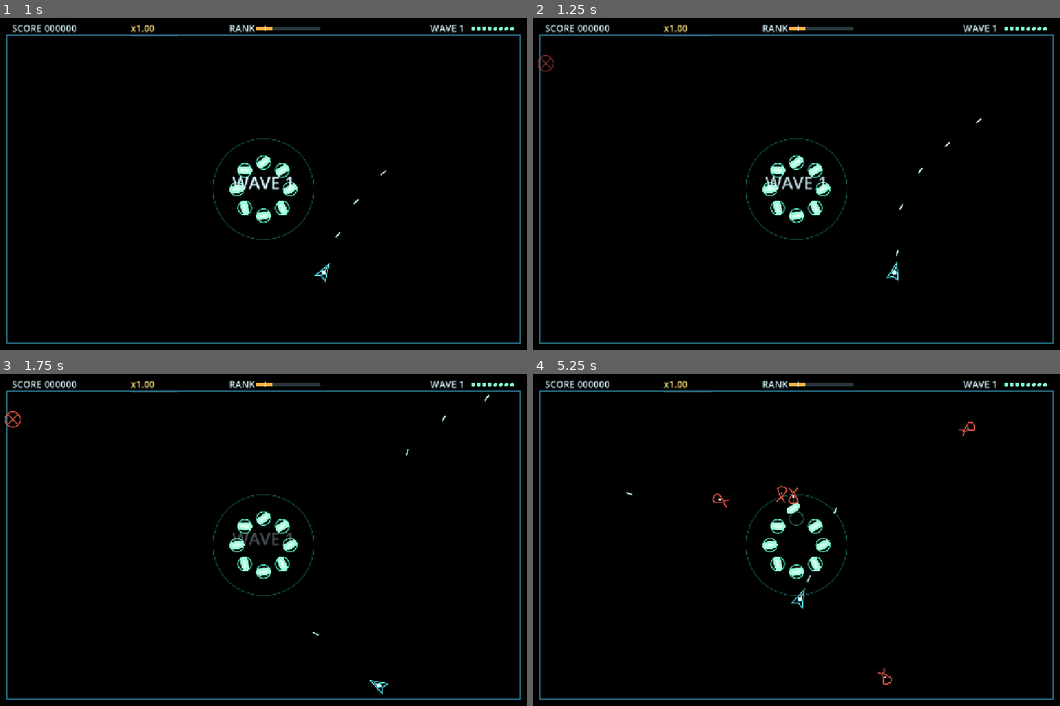
Above: before the commit, frames 1-4 (two rows, left to right).
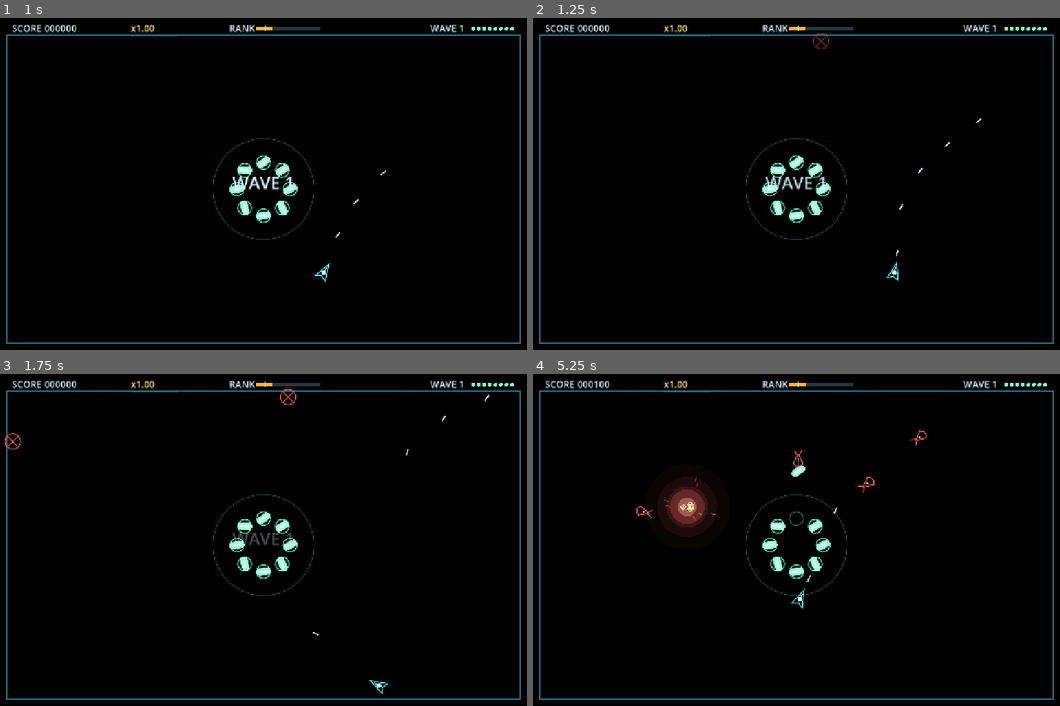
Above: after the commit, the same moments.

Repository: SibioJak/ripped-off
Game: Godot game, scene res://scenes/main.tscn
Same seed, same stepped clock (60 frames per second), same inputs: the game is played once before the commit and once after it. Sound files missing from this copy of the repository are replaced by a short silence.
Inputs (mouse positions are in pixels of both pictures, inside the frame that each line leads up to):
- Up to frame 1 (1 s): tap Enter at 0.5 s; move the mouse to (384, 170) at 0.52 s; press the mouse at (384, 170) at 0.53 s; hold D (move_right) from 0.53 s (still down)
- Up to frame 2 (1.25 s): keep holding D (move_right)
- Up to frame 3 (1.75 s): move the mouse to (152, 563) at 1.27 s; release D (move_right) at 1.28 s; release the mouse at (152, 563) at 1.28 s; hold S (move_down) from 1.28 s (still down); tap Down (aim_down) at 1.35 s; click (152, 563) at 1.55 s
- Up to frame 4 (5.25 s): move the mouse to (849, 470) at 2.02 s; release S (move_down) at 2.03 s; press the mouse at (849, 470) at 2.03 s; hold D (move_right) 2.03-2.78 s; tap Left (aim_left) at 2.1 s; move the mouse to (770, 613) at 2.77 s; release the mouse at (770, 613) at 2.78 s; hold W (move_up) 2.78-3.53 s; tap Right (aim_right) at 2.85 s; click (770, 613) at 3.05 s; move the mouse to (959, 596) at 3.52 s; press the mouse at (959, 596) at 3.53 s; hold A (move_left) 3.53-5.03 s; tap Up (aim_up) at 3.6 s; move the mouse to (633, 493) at 4.27 s; release the mouse at (633, 493) at 4.28 s; click (633, 493) at 4.35 s; move the mouse to (822, 546) at 5.02 s; press the mouse at (822, 546) at 5.03 s; hold S (move_down) from 5.03 s (still down)

Frame 1 is identical in both runs. In frame 2, 0.1% of the frame differs, in the area x 0-57%, y 4-17%; in frame 3, 0.2%; in frame 4, 2.1%, in the area x 11-84%, y 2-94%.

Commit message:
M8: dealt-deck spawn flow + synced enemy-bullet pulse
Spawn flow: the wave class mix is now a dealt deck with exact
counts from the share helpers, built under a run guard (no class
more than SPAWN_DECK_MAX_RUN=3 consecutively, by construction via
a capacity-guarded greedy deal). Dealing scans for the first legal
card; a capped hunter waits in the deck, and an all-hunter
remainder retries on a 0.15s fuse. Spawn points keep the player
exclusion and add SPAWN_MIN_SEPARATION=220 from the previous
point, with an 8-anchor deterministic fallback. The spawn interval
is flow-paced: rank interval x spawn_flow_frac (0.45 empty field
-> 1.0 at the alive cap) x jitter.

Enemy bullets: all hostile fire breathes in sync off one shared
clock - pulse_value()/draw_core_radius()/draw_core_color() on
EnemyBullet (2.4Hz, depth 0.30 toward white, radius +/-18%); the
boss tint pulses around its stored colour. Player bullets are
untouched.

Diff:
--- a/scripts/enemy_bullet.gd
+++ b/scripts/enemy_bullet.gd
@@ -5,6 +5,12 @@
 ## flies and ages. Drawn bright-core/dark-rim and layered ABOVE
 ## player bullets and ships, so hostile fire always wins the
 ## value read (the readability doctrine from the design doc).
+##
+## Every hostile bullet also BREATHES (M8): the core's brightness
+## and radius pulse off one shared clock, in sync across all
+## enemy fire — pirates' shots and the Dreadnought's tinted
+## shells alike — while player bullets stay dead steady. Motion
+## is the differentiator: hostile fire shimmers, yours does not.
 
 var velocity: Vector2 = Vector2.ZERO
 var life: float = 0.0
@@ -26,10 +32,34 @@
 
 ## Per-shot colours (M4: the Dreadnought fires a hot-magenta
 ## variant). Same bullet, same rules — buzz, death-cancel, life.
+## The pulse rides on top of the stored tint via draw_core_color.
 func setup_tinted(from: Vector2, dir: Vector2, core: Color, rim: Color) -> void:
 	setup(from, dir)
 	core_color = core
 	rim_color = rim
+
+
+## The shared pulse value in [0, 1]: one clock for every hostile
+## bullet, so the whole field breathes together. 0 is the settled
+## trough, 1 the swollen peak.
+static func pulse_value() -> float:
+	var t: float = Time.get_ticks_msec() / 1000.0
+	return 0.5 - 0.5 * cos(TAU * t * Tuning.ENEMY_BULLET_PULSE_HZ)
+
+
+## The core radius this frame: ENEMY_BULLET_RADIUS swinging by
+## +/- ENEMY_BULLET_PULSE_RADIUS_FRAC across the breath.
+func draw_core_radius() -> float:
+	return Tuning.ENEMY_BULLET_RADIUS \
+		* (1.0 + Tuning.ENEMY_BULLET_PULSE_RADIUS_FRAC \
+			* (2.0 * pulse_value() - 1.0))
+
+
+## The core colour this frame: the bullet's own colour (tint
+## included) lerped toward white by the pulse depth at peak.
+func draw_core_color() -> Color:
+	return core_color.lerp(Color.WHITE,
+		Tuning.ENEMY_BULLET_PULSE_DEPTH * pulse_value())
 
 
 func step(delta: float) -> void:
@@ -47,8 +77,12 @@
 
 func _draw() -> void:
 	# Dark rim first, bright core on top: reads at any brightness.
-	draw_circle(Vector2.ZERO, Tuning.ENEMY_BULLET_RADIUS + 2.0,
-		rim_color)
-	draw_circle(Vector2.ZERO, Tuning.ENEMY_BULLET_RADIUS,
-		core_color)
-	draw_circle(Vector2.ZERO, 1.6, Color.WHITE)
+	# The rim holds its colour steady; the CORE breathes — radius
+	# and brightness pulsing in sync with every other hostile
+	# bullet on the field (the helpers above; no math duplicated
+	# here). The white centre dot scales with the core.
+	var cr: float = draw_core_radius()
+	draw_circle(Vector2.ZERO, cr + 2.0, rim_color)
+	draw_circle(Vector2.ZERO, cr, draw_core_color())
+	draw_circle(Vector2.ZERO,
+		1.6 * cr / Tuning.ENEMY_BULLET_RADIUS, Color.WHITE)
--- a/scripts/spawn_director.gd
+++ b/scripts/spawn_director.gd
@@ -4,11 +4,21 @@
 ## the arena except through here, and every entry is announced by
 ## the pirate's own telegraph at its spawn point. Spawn points sit
 ## on the arena walls, never within the fairness exclusion radius
-## of the player. Rank (pushed in by Main each step) tightens the
-## pacing and lifts the alive cap; from wave 2 the quota mixes
-## gunners in alongside grabbers, the share growing with the wave;
-## from wave 3 hunters join the spawn rolls, their share gated by
-## a hard cap on hunters alive at once (Main reports the count).
+## of the player, and never bunched against the previous spawn.
+## Rank (pushed in by Main each step) tightens the pacing and
+## lifts the alive cap; the spawn interval also breathes with the
+## field — brisk into a thin field, full pace into a full one —
+## so a wiped wave refills as a flow, never a burst or a lull.
+##
+## The class mix is a DEALT DECK (M8), not per-spawn dice: at
+## wave start the director builds the wave's exact class counts
+## from the share helpers, dealing them out under a run guard so
+## no class appears more than SPAWN_DECK_MAX_RUN times
+## consecutively. The mix is guaranteed and spread — no en-masse
+## clumps of one class, no droughts of another. A hunter card is
+## dealt only while the hunter alive cap (reported by Main) has
+## room; dealing scans past a capped hunter to the next legal
+## card and the hunter waits in the deck.
 
 signal spawn_requested(type_name: String, pos: Vector2)
 
@@ -17,22 +27,34 @@
 var active: bool = false
 
 var _spawn_t: float = 0.0
+var _deck: Array[String] = []
+var _last_spawn_point: Vector2 = Vector2.ZERO
+var _has_last_spawn_point: bool = false
 
 
 func start_wave(p_wave: int) -> void:
 	wave = p_wave
-	quota_left = Tuning.WAVE_BASE_QUOTA + Tuning.WAVE_QUOTA_PER_WAVE * p_wave
 	active = true
 	_spawn_t = 0.7 # first entry comes a beat after the banner
+	_build_deck()
+	quota_left = _deck.size()
+	_has_last_spawn_point = false # a wave's first spawn answers only to the player exclusion
 
 
 func stop() -> void:
 	active = false
 	quota_left = 0
+	_deck.clear()
 
 
 func quota_exhausted() -> bool:
 	return quota_left <= 0
+
+
+## The undealt deck, front first (a copy — tests read it, nobody
+## outside the director deals from it).
+func deck_snapshot() -> Array[String]:
+	return _deck.duplicate()
 
 
 func step(delta: float, alive_count: int, player_pos: Vector2,
@@ -47,11 +69,141 @@
 		return
 	_spawn_t -= delta
 	if _spawn_t <= 0.0:
+		var dealt: String = _deal_card(hunters_alive)
+		if dealt == "":
+			# Nothing in the deck is legal right now (an
+			# all-hunter remainder at a full cap): retry on a
+			# short fuse instead of burning a full interval.
+			_spawn_t = 0.15
+			return
 		_spawn_t = Tuning.rank_spawn_interval(Tuning.SPAWN_INTERVAL, rank) \
+			* Tuning.spawn_flow_frac(alive_count, max_alive) \
 			* randf_range(0.8, 1.25)
-		quota_left -= 1
-		spawn_requested.emit(pick_type(hunters_alive),
-			pick_spawn_point(player_pos))
+		quota_left = _deck.size()
+		spawn_requested.emit(dealt, pick_spawn_point(player_pos))
+
+
+## Build the wave's deck: exact class counts from the share
+## helpers (so the field mix matches the old rolled averages),
+## dealt out card by card under a run guard. Each card is drawn
+## at random — weighted by how many of its class remain — from
+## the classes that keep the deck legal: never extending the
+## standing run past SPAWN_DECK_MAX_RUN, and never leaving a
+## remainder no legal completion could place (the capacity
+## guard in _completion_possible). The bound therefore holds by
+## construction, not by after-the-fact repair: a shuffled deck
+## whose classes cluster at the tail has legal arrangements
+## that no sequence of single-card swaps or relocations can
+## reach, so the deck is never shuffled blind in the first
+## place. If a composition has no legal arrangement at all (a
+## one-class wave), the guard has nothing to protect: the most
+## numerous remaining class deals and the run stands — the
+## harmless composition tail.
+func _build_deck() -> void:
+	_deck.clear()
+	var quota: int = Tuning.WAVE_BASE_QUOTA \
+		+ Tuning.WAVE_QUOTA_PER_WAVE * wave
+	var hunter_n: int = roundi(float(quota) * hunter_share())
+	var gunner_n: int = roundi(float(quota) * (1.0 - hunter_share()) \
+		* gunner_share())
+	var rem: Dictionary = {
+		"hunter": hunter_n,
+		"gunner": gunner_n,
+		"grabber": maxi(quota - hunter_n - gunner_n, 0)}
+	var classes: Array[String] = ["hunter", "gunner", "grabber"]
+	var lead_class: String = ""
+	var lead_len: int = 0
+	while _deck.size() < quota:
+		var options: Array[String] = []
+		var weights: Array[int] = []
+		for c: String in classes:
+			var left: int = int(rem[c])
+			if left <= 0:
+				continue
+			if c == lead_class \
+					and lead_len >= Tuning.SPAWN_DECK_MAX_RUN:
+				continue
+			rem[c] = left - 1
+			var new_len: int = lead_len + 1 if c == lead_class else 1
+			if _completion_possible(rem, c, new_len):
+				options.append(c)
+				weights.append(left)
+			rem[c] = left
+		var pick: String = ""
+		if options.is_empty():
+			# No legal continuation (infeasible tail): deal the
+			# most numerous remaining class and let the run stand.
+			var most: int = 0
+			for c2: String in classes:
+				if int(rem[c2]) > most:
+					most = int(rem[c2])
+					pick = c2
+		else:
+			var total_w: int = 0
+			for wt: int in weights:
+				total_w += wt
+			var roll: int = randi_range(1, total_w)
+			var acc: int = 0
+			for oi: int in range(options.size()):
+				acc += weights[oi]
+				if roll <= acc:
+					pick = options[oi]
+					break
+		_deck.append(pick)
+		rem[pick] = int(rem[pick]) - 1
+		if pick == lead_class:
+			lead_len += 1
+		else:
+			lead_class = pick
+			lead_len = 1
+
+
+## Capacity guard for the deck construction: can the remaining
+## counts (rem, after a tentative placement) still be arranged
+## with no run past SPAWN_DECK_MAX_RUN, given the deck ends in a
+## run of lead_len cards of lead_class? A class x fits at most
+## SPAWN_DECK_MAX_RUN cards per block and has at most
+## (non-x cards + 1) blocks; the lead class's first block is
+## shorter, since it may only grow the standing run to the cap:
+## (MAX_RUN - lead_len) + MAX_RUN * non-x cards. If every class
+## fits its capacity a completion exists — the standard
+## bounded-run argument — so the guard never strands the deck.
+func _completion_possible(rem: Dictionary, lead_class: String,
+		lead_len: int) -> bool:
+	var total: int = 0
+	var keys: Array = rem.keys()
+	for k: Variant in keys:
+		total += int(rem[k])
+	for k2: Variant in keys:
+		var x: String = String(k2)
+		var xn: int = int(rem[x])
+		if xn <= 0:
+			continue
+		var others: int = total - xn
+		var capacity: int = 0
+		if x == lead_class:
+			capacity = (Tuning.SPAWN_DECK_MAX_RUN - lead_len) \
+				+ Tuning.SPAWN_DECK_MAX_RUN * others
+		else:
+			capacity = Tuning.SPAWN_DECK_MAX_RUN * (others + 1)
+		if xn > capacity:
+			return false
+	return true
+
+
+## Deal the first LEGAL card from the front of the deck. Hunter
+## cards are legal only while the hunter alive cap has room;
+## every other card is always legal. Returns "" when no card is
+## legal right now (an all-hunter remainder at a full cap) —
+## the card stays in the deck for a later, legal moment.
+func _deal_card(hunters_alive: int) -> String:
+	for i: int in range(_deck.size()):
+		var card: String = _deck[i]
+		if card == "hunter" and hunters_alive >= hunter_alive_cap():
+			continue
+		_deck.remove_at(i)
+		return card
+	return ""
 
 
 ## The gunner share of a wave's quota: none on wave 1, then the
@@ -65,8 +217,8 @@
 		0.0, Tuning.GUNNER_SHARE_CAP)
 
 
-## The hunter share of a wave's spawn rolls: none before wave 3,
-## then the Tuning base share growing per wave up to its cap.
+## The hunter share of a wave's deck: none before wave 3, then
+## the Tuning base share growing per wave up to its cap.
 func hunter_share() -> float:
 	if wave < 3:
 		return 0.0
@@ -76,8 +228,8 @@
 		0.0, Tuning.HUNTER_SHARE_CAP)
 
 
-## Concurrent hunters allowed on the field: a hard gate on the
-## share roll, so the direct-challenge class pressures in ones
+## Concurrent hunters allowed on the field: a hard gate on
+## dealing, so the direct-challenge class pressures in ones
 ## and twos (threes late) instead of swarming.
 func hunter_alive_cap() -> int:
 	if wave < Tuning.HUNTER_ALIVE_CAP_LATE_WAVE:
@@ -85,46 +237,98 @@
 	return Tuning.HUNTER_ALIVE_CAP_LATE
 
 
-func pick_type(hunters_alive: int = 0) -> String:
-	# The hunter roll comes first and is short-circuited before
-	# wave 3, so early-wave rolls consume exactly the randoms
-	# they always did. At/over the alive cap the roll is skipped
-	# entirely — the cap is a hard gate, not a reroll.
-	if wave >= 3 and hunters_alive < hunter_alive_cap() \
-			and randf() < hunter_share():
-		return "hunter"
-	if randf() < gunner_share():
-		return "gunner"
-	return "grabber"
-
-
 ## A point just inside a random arena wall, kept out of the
-## player's exclusion radius (best of several tries).
+## player's exclusion radius AND at least SPAWN_MIN_SEPARATION
+## from the previous spawn point, so entries walk the walls
+## instead of bunching on one edge. Whichever point is returned
+## becomes the separation reference for the next call. Fairness
+## outranks separation: when no random candidate satisfies both,
+## fixed anchors answer (the exclusion-passing anchor farthest
+## from the last point), and if every anchor fails the exclusion
+## too, the best-of-tries (farthest from the player) stands.
 func pick_spawn_point(player_pos: Vector2) -> Vector2:
 	var best: Vector2 = Tuning.depot_center()
 	var best_d: float = -1.0
-	for i: int in range(12):
-		var edge: int = randi_range(0, 3)
-		var cand: Vector2 = Vector2.ZERO
-		match edge:
-			0: # top
-				cand = Vector2(
-					randf_range(Tuning.ARENA_LEFT + 30.0, Tuning.ARENA_RIGHT - 30.0),
-					Tuning.ARENA_TOP + 14.0)
-			1: # bottom
-				cand = Vector2(
-					randf_range(Tuning.ARENA_LEFT + 30.0, Tuning.ARENA_RIGHT - 30.0),
-					Tuning.ARENA_BOTTOM - 14.0)
-			2: # left
-				cand = Vector2(Tuning.ARENA_LEFT + 14.0,
-					randf_range(Tuning.ARENA_TOP + 30.0, Tuning.ARENA_BOTTOM - 30.0))
-			3: # right
-				cand = Vector2(Tuning.ARENA_RIGHT - 14.0,
-					randf_range(Tuning.ARENA_TOP + 30.0, Tuning.ARENA_BOTTOM - 30.0))
+	for i: int in range(40):
+		var cand: Vector2 = _random_wall_point()
 		var d: float = cand.distance_to(player_pos)
-		if d >= Tuning.SPAWN_EXCLUSION_RADIUS:
+		if d >= Tuning.SPAWN_EXCLUSION_RADIUS and _is_separated(cand):
+			_last_spawn_point = cand
+			_has_last_spawn_point = true
 			return cand
 		if d > best_d:
 			best_d = d
 			best = cand
+	# Deterministic anchor fallback: the four arena corners and
+	# the four edge midpoints, inset by the same margins the
+	# random candidates use.
+	var anchor_best: Vector2 = Vector2.ZERO
+	var anchor_sep: float = -1.0
+	var anchor_found: bool = false
+	var anchors: Array[Vector2] = _spawn_anchors()
+	for a: Vector2 in anchors:
+		if a.distance_to(player_pos) < Tuning.SPAWN_EXCLUSION_RADIUS:
+			continue
+		var sep: float = INF if not _has_last_spawn_point \
+			else a.distance_to(_last_spawn_point)
+		if not anchor_found or sep > anchor_sep:
+			anchor_found = true
+			anchor_sep = sep
+			anchor_best = a
+	if anchor_found:
+		_last_spawn_point = anchor_best
+		_has_last_spawn_point = true
+		return anchor_best
+	_last_spawn_point = best
+	_has_last_spawn_point = true
 	return best
+
+
+## One random candidate: a point just inside a random arena wall.
+func _random_wall_point() -> Vector2:
+	var edge: int = randi_range(0, 3)
+	match edge:
+		0: # top
+			return Vector2(
+				randf_range(Tuning.ARENA_LEFT + 30.0, Tuning.ARENA_RIGHT - 30.0),
+				Tuning.ARENA_TOP + 14.0)
+		1: # bottom
+			return Vector2(
+				randf_range(Tuning.ARENA_LEFT + 30.0, Tuning.ARENA_RIGHT - 30.0),
+				Tuning.ARENA_BOTTOM - 14.0)
+		2: # left
+			return Vector2(Tuning.ARENA_LEFT + 14.0,
+				randf_range(Tuning.ARENA_TOP + 30.0, Tuning.ARENA_BOTTOM - 30.0))
+		3: # right
+			return Vector2(Tuning.ARENA_RIGHT - 14.0,
+				randf_range(Tuning.ARENA_TOP + 30.0, Tuning.ARENA_BOTTOM - 30.0))
+	return Tuning.depot_center()
+
+
+## The eight separation anchors: arena corners and edge
+## midpoints, inset by the same 14/30px margins the random
+## candidates use.
+func _spawn_anchors() -> Array[Vector2]:
+	var x0: float = Tuning.ARENA_LEFT + 30.0
+	var x1: float = Tuning.ARENA_RIGHT - 30.0
+	var y0: float = Tuning.ARENA_TOP + 14.0
+	var y1: float = Tuning.ARENA_BOTTOM - 14.0
+	var cx: float = (Tuning.ARENA_LEFT + Tuning.ARENA_RIGHT) * 0.5
+	var cy: float = (Tuning.ARENA_TOP + Tuning.ARENA_BOTTOM) * 0.5
+	var anchors: Array[Vector2] = [
+		Vector2(x0, y0), Vector2(x1, y0),
+		Vector2(x0, y1), Vector2(x1, y1),
+		Vector2(cx, y0), Vector2(cx, y1),
+		Vector2(Tuning.ARENA_LEFT + 14.0, cy),
+		Vector2(Tuning.ARENA_RIGHT - 14.0, cy)]
+	return anchors
+
+
+## Separation gate: the first point of a wave is constrained only
+## by the player exclusion, exactly as before M8; every later
+## point must clear SPAWN_MIN_SEPARATION from the previous one.
+func _is_separated(cand: Vector2) -> bool:
+	if not _has_last_spawn_point:
+		return true
+	return cand.distance_to(_last_spawn_point) \
+		>= Tuning.SPAWN_MIN_SEPARATION
--- a/scripts/tuning.gd
+++ b/scripts/tuning.gd
@@ -88,6 +88,22 @@
 const WAVE_MAX_ALIVE_CAP: int = 9
 const SPAWN_INTERVAL: float = 0.85
 const WAVE_BANNER_TIME: float = 1.5
+
+# --- Spawn flow (M8: dealt deck, separation, flow-paced refill) -------------
+## The wave's class mix is dealt from a deck with exact counts,
+## never rolled per spawn (dice clump; decks spread). The deck is
+## built under a run guard so no class deals more than this many
+## times in a row.
+const SPAWN_DECK_MAX_RUN: int = 3
+## A new spawn point must sit at least this far from the previous
+## one (the player exclusion still outranks it), so entries walk
+## around the walls instead of stacking on one edge.
+const SPAWN_MIN_SEPARATION: float = 220.0
+## Refill pacing: the spawn interval is multiplied by a flow
+## factor between this (empty field) and 1.0 (field at its alive
+## cap), so a wiped wave refills briskly but still one ship at a
+## time — flow, never burst.
+const SPAWN_FLOW_MIN_FRAC: float = 0.45
 
 # --- Rank (the intensity engine) -------------------------------------------------
 ## Rank lives 0..1 and is explicit: score-fed play raises it, rank
@@ -153,6 +169,14 @@
 const ENEMY_BULLET_SPEED: float = 340.0
 const ENEMY_BULLET_RADIUS: float = 4.0
 const ENEMY_BULLET_LIFE: float = 4.0
+## The hostile-fire pulse (M8): every enemy bullet breathes in
+## sync off one shared clock — core brightness and radius swell
+## and settle together — so hostile fire separates from steady
+## player bullets, shards and bursts at a glance. Player bullets
+## never pulse; that stillness is the other half of the read.
+const ENEMY_BULLET_PULSE_HZ: float = 2.4 # full breaths per second
+const ENEMY_BULLET_PULSE_DEPTH: float = 0.30 # core colour lerp toward white at peak
+const ENEMY_BULLET_PULSE_RADIUS_FRAC: float = 0.18 # core radius swings +/- this fraction
 
 # --- Powerups (M5: temp drops; ONE active at a time) ------------------------------
 ## Kills drop a pickup; flying over it replaces whatever powerup
@@ -252,6 +276,15 @@
 ## Spawn interval at a given rank: shorter (more pressure) as rank rises.
 static func rank_spawn_interval(base: float, rank: float) -> float:
 	return base * lerpf(1.0, SPAWN_INTERVAL_MIN_FRAC, clampf(rank, 0.0, 1.0))
+
+
+## Refill flow factor: SPAWN_FLOW_MIN_FRAC on an empty field,
+## easing to 1.0 as the field fills to its alive cap. Multiplies
+## the spawn interval so the director deals briskly into a lull
+## and at full pace into a crowd (M8).
+static func spawn_flow_frac(alive_count: int, max_alive: int) -> float:
+	return lerpf(SPAWN_FLOW_MIN_FRAC, 1.0,
+		clampf(float(alive_count) / float(maxi(max_alive, 1)), 0.0, 1.0))
 
 
 ## Extra concurrent pirates the director allows at a given rank.
